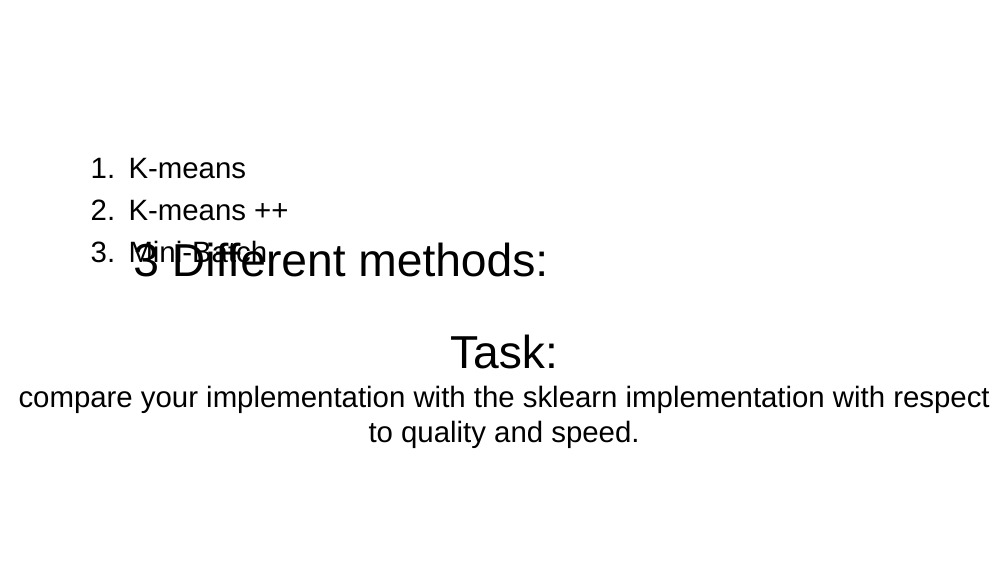
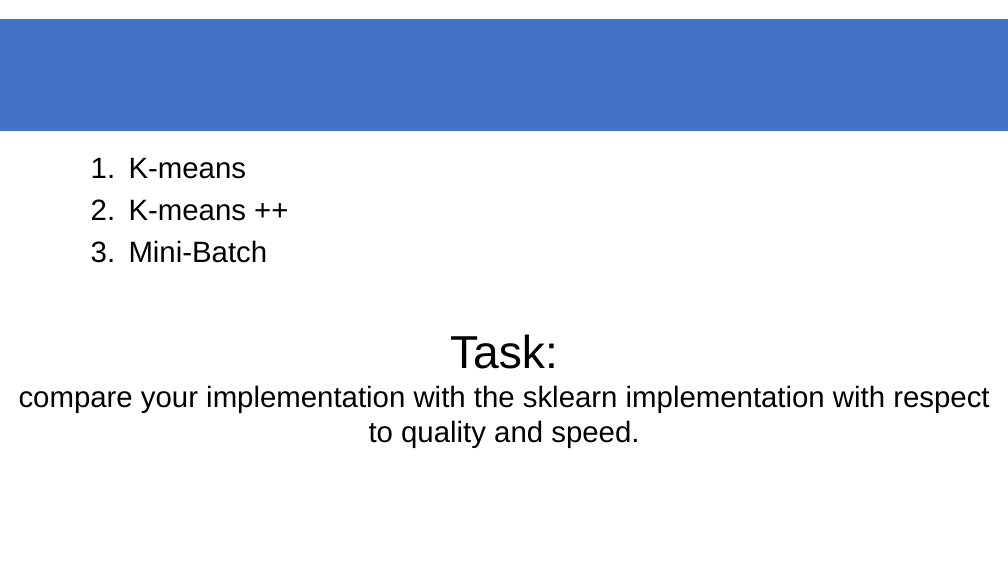
Before and after one commit to datascience-mobi/group-01-project-4-1, a slide deck: slide 2 of K-means clustering.pptx. Drawn at 1008x567 pixels with LibreOffice and Linux fonts; fonts in the diff are those of the drawing. Boxes give left, top, right and bottom in pixels: in the first picture for what was removed or moved away, otherwise in the second. Text is boxed around its words. In the diff, an @@ line names an element or a change of style, - is before the commit and + after.

```diff
--- a/K-means clustering.pptx
+++ b/K-means clustering.pptx
@@ rectangle added at (0, 20, 1008, 130), fill #4472C4, outline #4472C4 2 pt @@
@@ title removed at (133, 240, 548, 277) @@
-3 Different methods:
```
Also in this commit, not shown: 1 slide removed.
